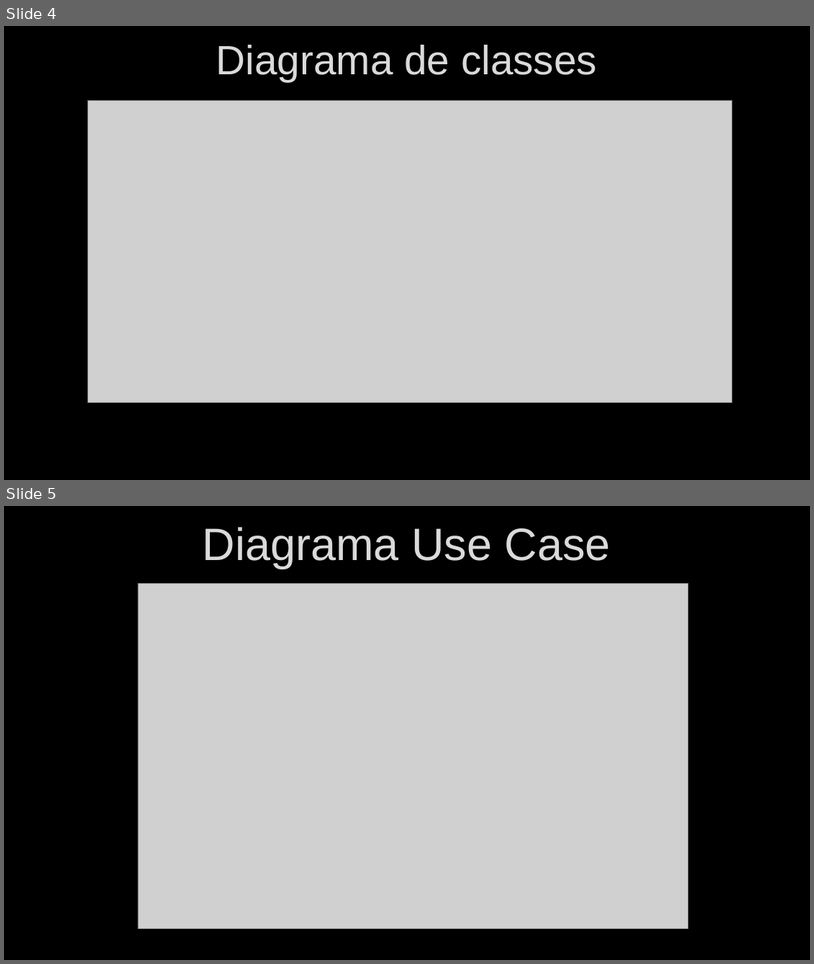
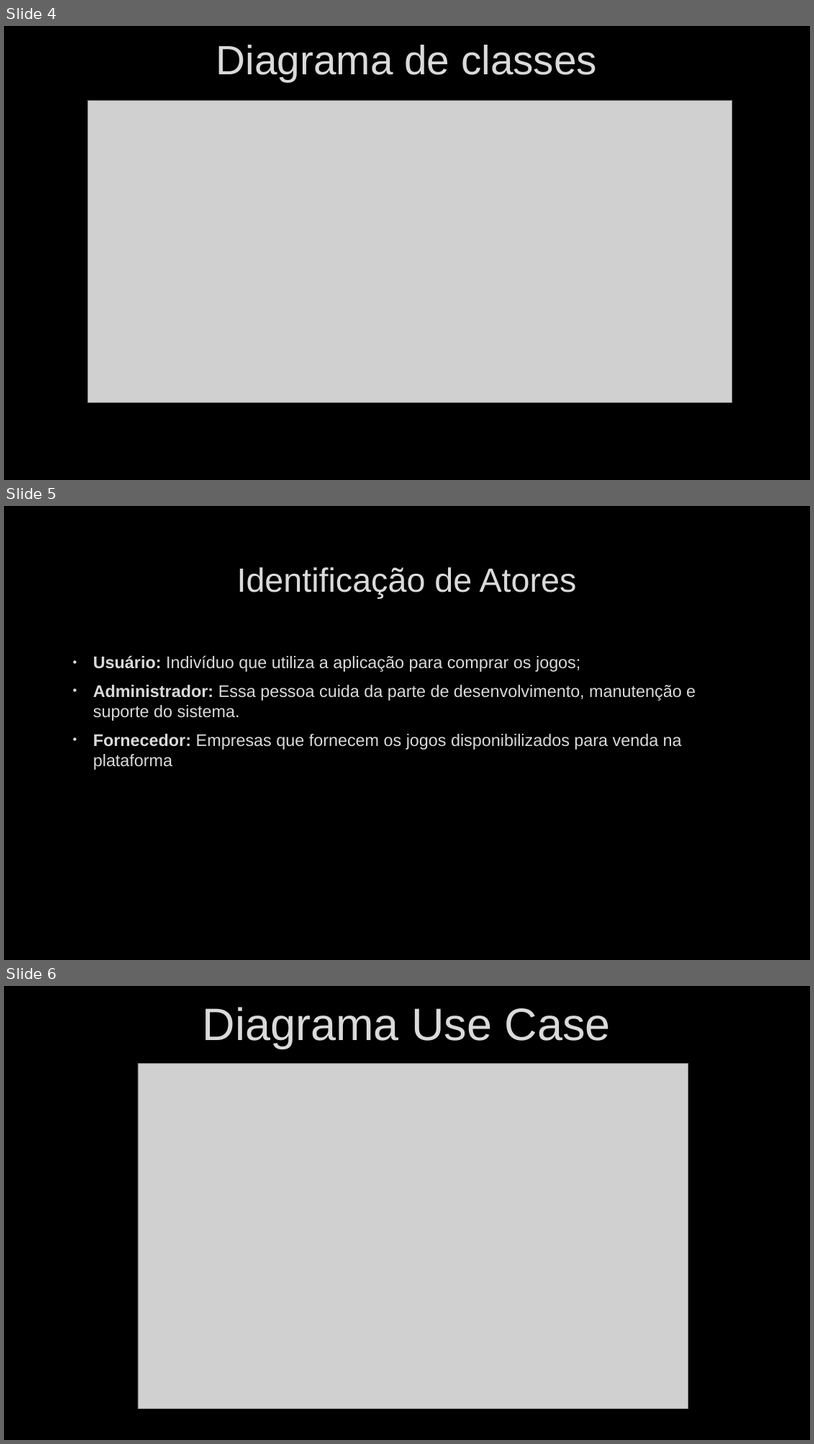
Before and after one commit to ThomazSato/UP-ADS, a slide deck: apresentação aps.pptx. Shown one above the other, each under a label of ours: slides 4 and 5 before the commit, slides 4, 5 and 6 after it. The pictures are 814x964 and 814x1444 pixels, drawn with LibreOffice and Linux fonts; fonts in the diff are those of the drawing; grey boxes stand for pictures; background and template pictures are left out. Boxes give left, top, right and bottom in pixels: in the first picture for what was removed or moved away, otherwise in the second. Text is boxed around its words. In the diff, an @@ line names an element or a change of style, - is before the commit and + after.

```diff
--- a/apresentação aps.pptx
+++ b/apresentação aps.pptx
@@ slide 5 added at <box>4,506,810,960</box>, background picture (left out) @@
@@ title added at <box>237,567,577,598</box>, 40 pt, text #DADADA @@
+Identificação de Atores
@@ text added at <box>93,655,696,770</box>, 20 pt, text #DADADA @@
+• Usuário: Indivíduo que utiliza a aplicação para comprar os jogos;
+• Administrador: Essa pessoa cuida da parte de desenvolvimento, manutenção e suporte do sistema.
+• Fornecedor: Empresas que fornecem os jogos disponibilizados para venda na plataforma
@@ what was slide 5 is now slide 6 @@
```
Also in this commit, not shown: 1 slide changed.
